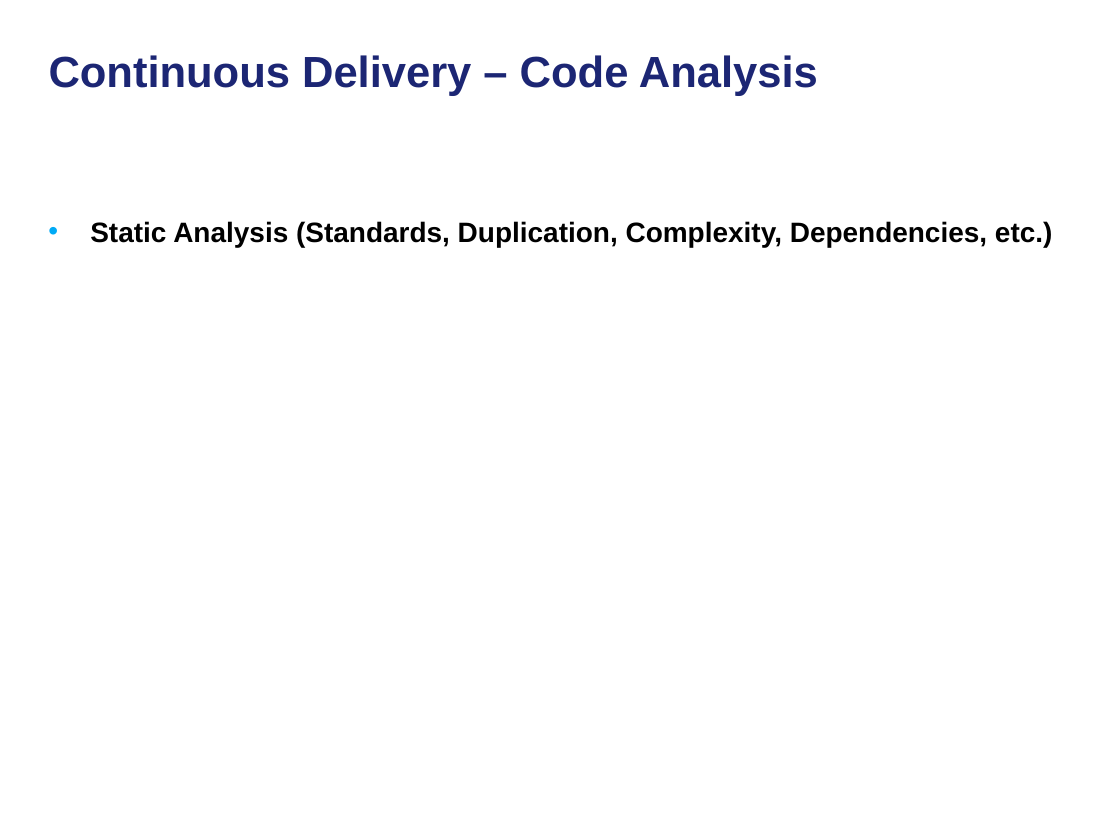
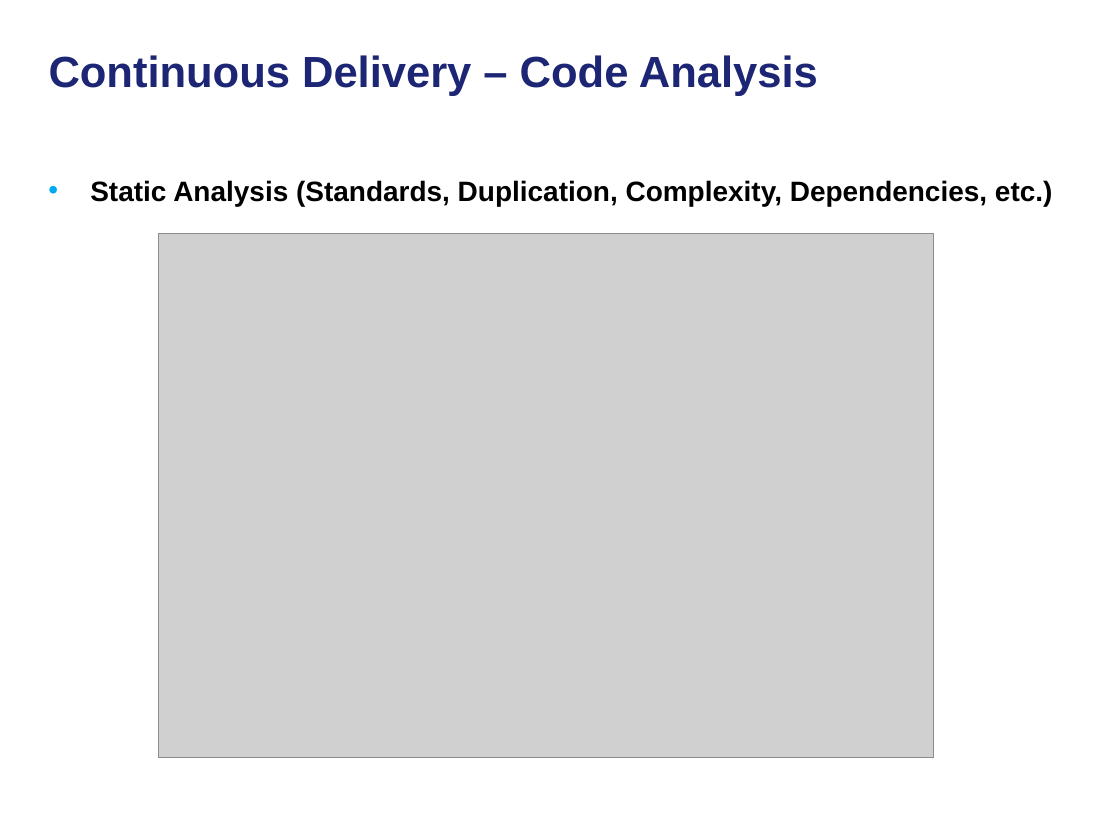
Before and after one commit to NCIP/automation, a slide deck: slide 11 of docs/continuous-delivery-caehr.ppt (slide 10 before the commit). Drawn at 1120x840 pixels with LibreOffice and Linux fonts; fonts in the diff are those of the drawing; grey boxes stand for pictures; background and template pictures are left out. Boxes give left, top, right and bottom in pixels: in the first picture for what was removed or moved away, otherwise in the second. Text is boxed around its words. In the diff, an @@ line names an element or a change of style, - is before the commit and + after.

```diff
--- a/docs/continuous-delivery-caehr.ppt
+++ b/docs/continuous-delivery-caehr.ppt
@@ text "Static Analysis (Standards, Duplication, Complexity, ...": place and size @@
-text "Static Analysis (Standards, Duplication, Complexity, ..." at <box>90,221,1053,247</box>
+text "Static Analysis (Standards, Duplication, Complexity, ..." at <box>90,180,1053,206</box>
@@ picture added at <box>159,233,934,757</box> @@
```
Also in this commit, not shown: 16 other slides changed, 3 slides added.
